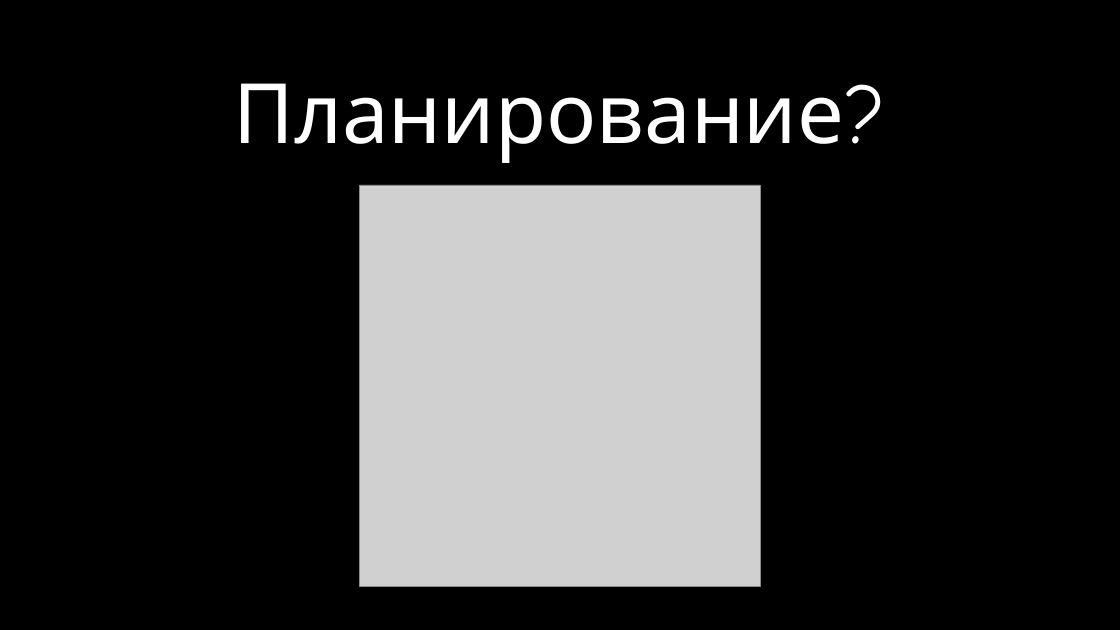
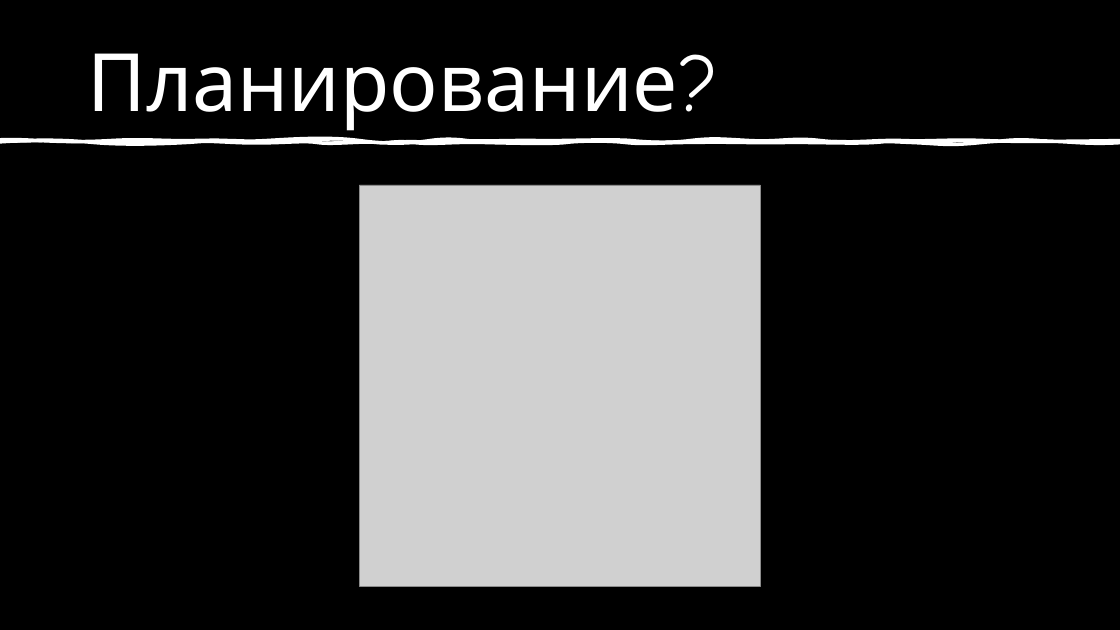
Before and after one commit to nastosinka/oops_trap, a slide deck: slide 6 of docs/Oopps!Trap!.pptx. Drawn at 1120x630 pixels with LibreOffice and Linux fonts; fonts in the diff are those of the drawing; grey boxes stand for pictures; background and template pictures are left out. Boxes give left, top, right and bottom in pixels: in the first picture for what was removed or moved away, otherwise in the second. Text is boxed around its words. In the diff, an @@ line names an element or a change of style, - is before the commit and + after.

```diff
--- a/docs/Oopps!Trap!.pptx
+++ b/docs/Oopps!Trap!.pptx
@@ title "Планирование?": place and size @@
-title "Планирование?" at box(234, 83, 845, 163)
+title "Планирование?" at box(87, 53, 678, 131)
@@ title "Планирование?" at box(87, 53, 678, 131): size 71.3 to 68.9 pt; alignment centre to left; list level 1 to 6 in "Планирование?" @@
@@ freeform shape added at box(0, 138, 1120, 144), fill #FFFFFF @@
@@ freeform shape added at box(0, 139, 1120, 145), outline #FFFFFF 3 pt @@
```
Also in this commit, not shown: 5 other slides changed, 2 slides added.
